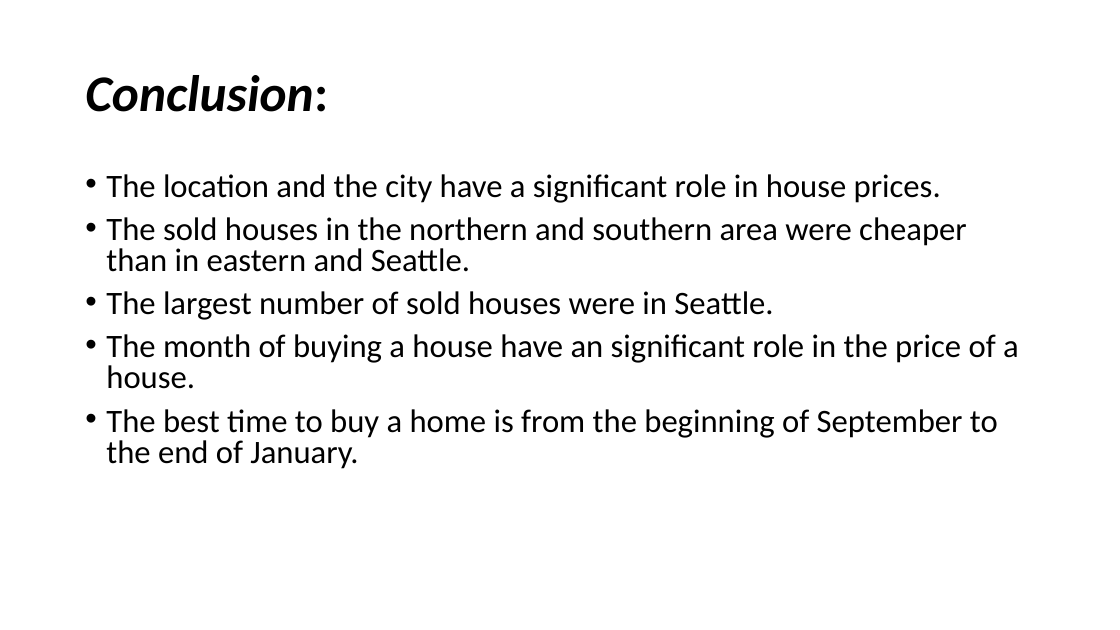
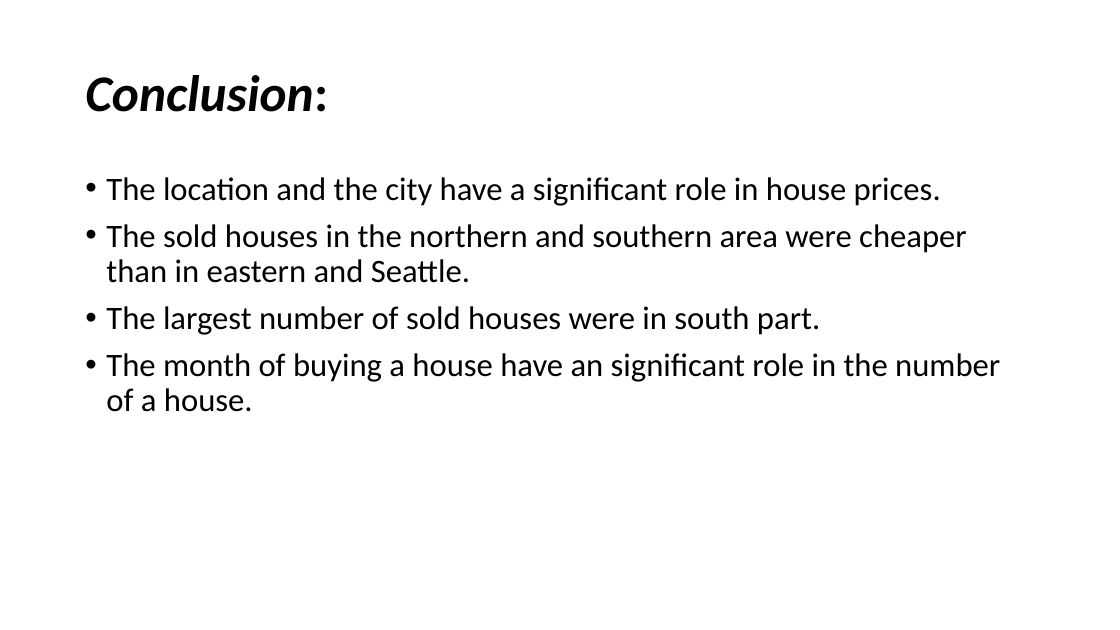
Before and after one commit to na-na15/dsc-mod-2-project-v2-1-onl01-dtsc-pt-030220, a slide deck: slide 10 of King County House Sales.pptx. Drawn at 1120x630 pixels with LibreOffice and Linux fonts; fonts in the diff are those of the drawing; background and template pictures are left out. Boxes give left, top, right and bottom in pixels: in the first picture for what was removed or moved away, otherwise in the second. Text is boxed around its words. In the diff, an @@ line names an element or a change of style, - is before the commit and + after.

```diff
--- a/King County House Sales.pptx
+++ b/King County House Sales.pptx
@@ text at [106, 177, 967, 283]: line spacing 0.8 to 0.9 @@
@@ text at [106, 306, 1000, 412]: text changed @@
-• The largest number of sold houses were in Seattle.
-• The month of buying a house have an significant role in the price of a house.
-• The best time to buy a home is from the beginning of September to the end of January.
+• The largest number of sold houses were in south part.
+• The month of buying a house have an significant role in the number of a house.
```
Also in this commit, not shown: 3 other slides changed, 1 other file.
